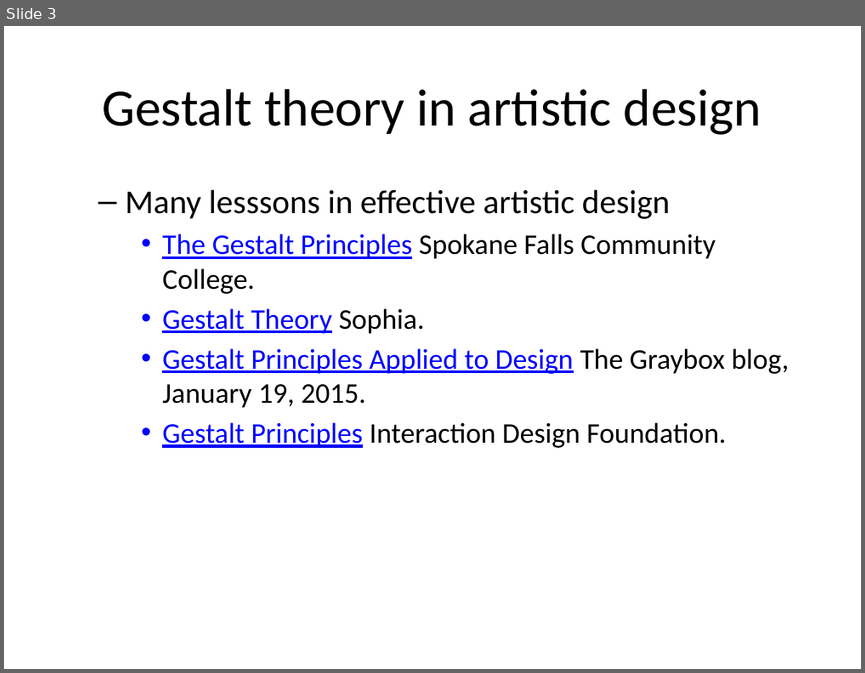
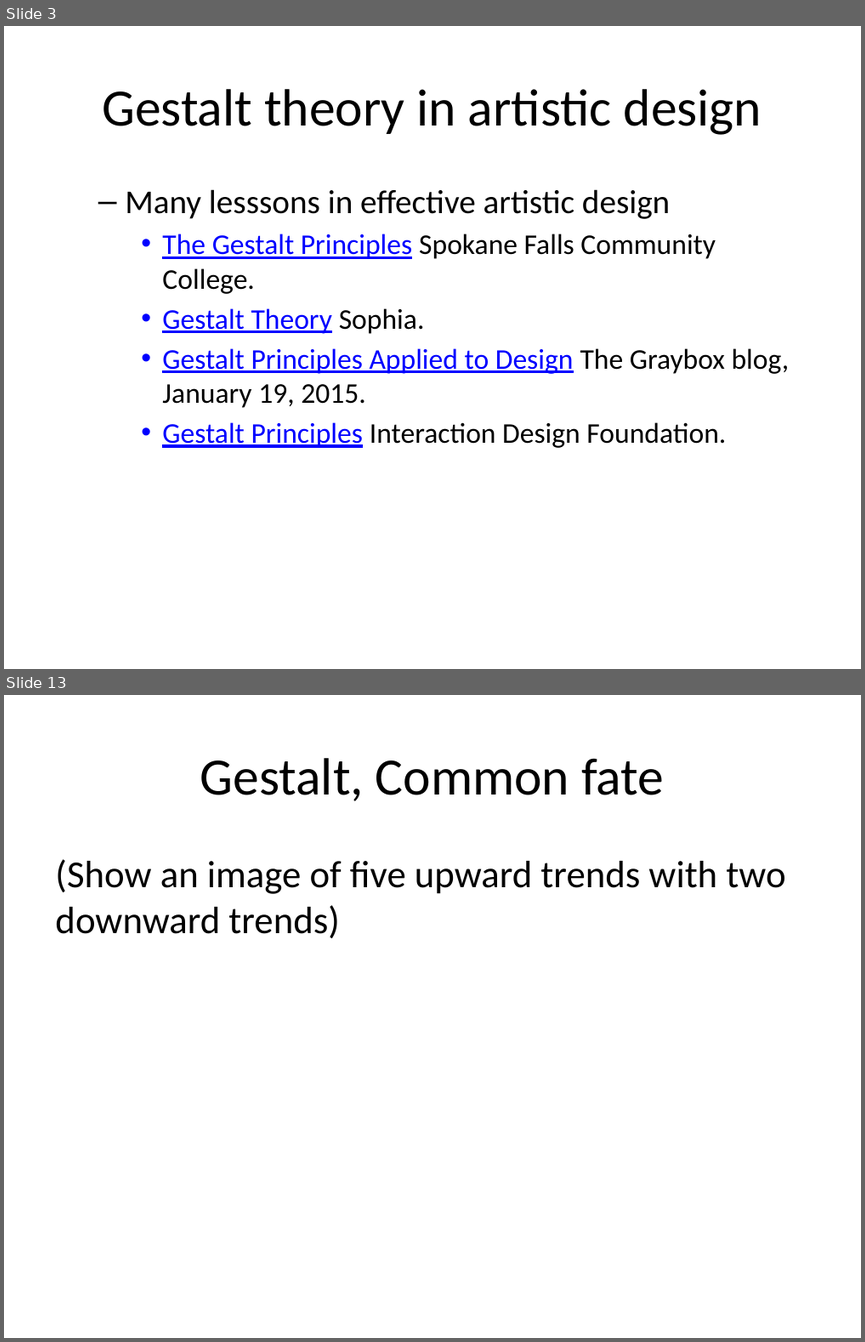
Before and after one commit to pmean/data-visualization, a slide deck: data-viz-03/component/tutorial-gestalt.pptx. Shown one above the other, each under a label of ours: slide 3 before the commit, slides 3 and 13 after it; the slides between them are not shown. The pictures are 865x673 and 865x1342 pixels, drawn with LibreOffice and Linux fonts; fonts in the diff are those of the drawing. Boxes give left, top, right and bottom in pixels: in the first picture for what was removed or moved away, otherwise in the second. Text is boxed around its words. In the diff, an @@ line names an element or a change of style, - is before the commit and + after.

```diff
--- a/data-viz-03/component/tutorial-gestalt.pptx
+++ b/data-viz-03/component/tutorial-gestalt.pptx
@@ slide 13 added at bbox=[4, 695, 861, 1338], background #FFFFFF @@
@@ title added at bbox=[200, 758, 664, 801], 44 pt, text #000000 @@
+Gestalt, Common fate
@@ text added at bbox=[55, 859, 785, 938], 32 pt, text #000000 @@
+(Show an image of five upward trends with two downward trends)
```
Also in this commit, not shown: 5 slides changed, 6 other slides added, 6 slides removed, 16 other files.
